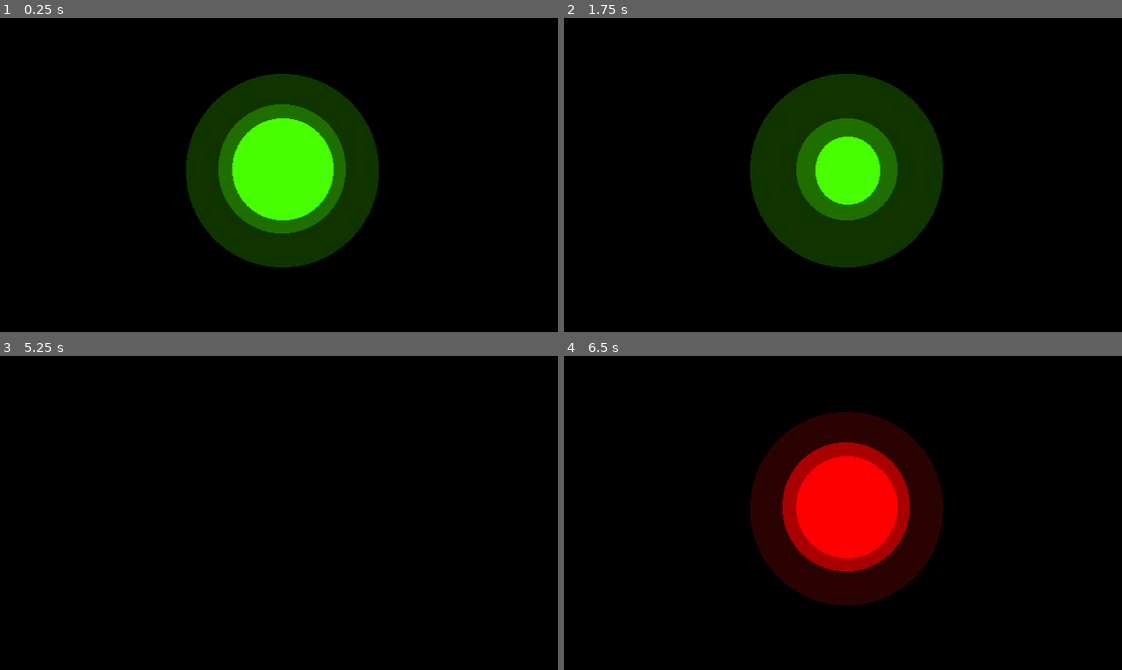
Above: before the commit, frames 1-4 (two rows, left to right).
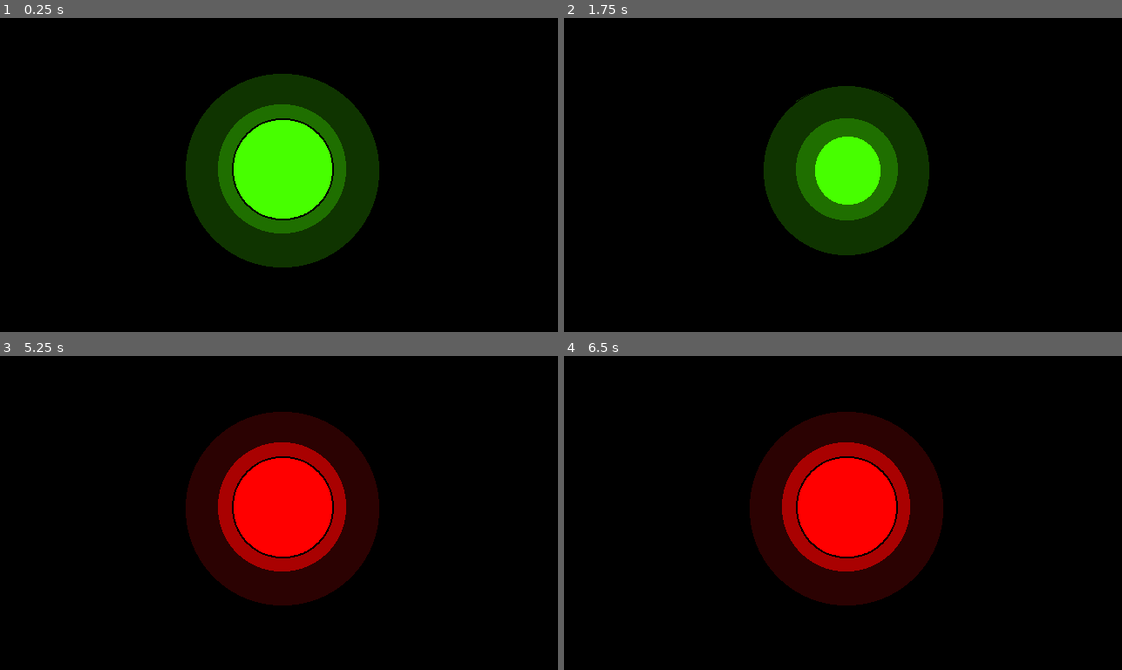
Above: after the commit, the same moments.

Repository: ifoudil/Chromatic-Requiem
Game: Godot game, scene res://Scenes/intro.tscn
Two runs of this game, one before a commit and one after it. Both use one fixed random seed, a clock stepped at 60 frames per second and the inputs below. This scene is started directly instead of the project's main scene.
Inputs:
- Up to frame 1 (0.25 s): no input
- Up to frame 2 (1.75 s): tap Enter (ui_accept) at 0.5, 1.25 s; hold Right (move_right) from 0.53 s (still down); tap Z (atk) at 0.6 s; tap Space (jump) at 0.77, 1.52 s; tap N (switch_idle) at 1.35 s
- Up to frame 3 (5.25 s): release Right (move_right) at 2.03 s; hold Left (move_left) 2.03-2.78 s; tap Z (atk) at 2.1, 3.6, 5.1 s; tap Enter (ui_accept) every 0.75 s from 2.75 to 5 s; hold Right (move_right) 2.78-4.28 s; tap N (switch_idle) at 2.85, 4.35 s; tap Space (jump) at 3.02, 3.77, 4.52 s; hold Left (move_left) 4.28-5.03 s; hold Right (move_right) from 5.03 s (still down)
- Up to frame 4 (6.5 s): release Right (move_right) at 5.78 s; hold Left (move_left) from 5.78 s (still down); tap N (switch_idle) at 5.85 s; tap Space (jump) at 6.02 s

The runs differ from the first frame. In frame 1, 0.4% of the frame differs, in the area x 41-60%, y 17-80%; in frame 2, 4.4%; in frame 3, 17%, in the area x 33-68%, y 17-80%; in frame 4, 0.4%.

Commit message:
add intro files

Diff:
--- a/Scenes/intro.tscn
+++ b/Scenes/intro.tscn
@@ -11,8 +11,11 @@
 [ext_resource type="Texture2D" uid="uid://bolj4db3f3i6i" path="res://Assets/intro8.png" id="9_et3xt"]
 [ext_resource type="Texture2D" uid="uid://csbe24c8j7las" path="res://Assets/intro9.png" id="10_jfi4t"]
 [ext_resource type="Texture2D" uid="uid://d3gf3io03g60a" path="res://Assets/intro10.png" id="11_odey0"]
+[ext_resource type="Texture2D" uid="uid://cpy82eifkdxyo" path="res://Assets/intro16.png" id="11_yny27"]
+[ext_resource type="Texture2D" uid="uid://crxqpsce5w3ke" path="res://Assets/intro17.png" id="12_3pufg"]
 [ext_resource type="Texture2D" uid="uid://bfnro2fuavbsa" path="res://Assets/intro11.png" id="12_yny27"]
 [ext_resource type="Texture2D" uid="uid://bdlwmiaykf7jm" path="res://Assets/intro12.png" id="13_3pufg"]
+[ext_resource type="Texture2D" uid="uid://dbhxp2kgyqrxb" path="res://Assets/intro18.png" id="13_yny27"]
 [ext_resource type="Texture2D" uid="uid://boiuh5wqa3lh0" path="res://Assets/intro13.png" id="14_kddu7"]
 [ext_resource type="Texture2D" uid="uid://d4hpffgbdohxm" path="res://Assets/intro14.png" id="15_2n2py"]
 [ext_resource type="Texture2D" uid="uid://chp28af613vyh" path="res://Assets/intro15.png" id="16_uqcso"]
@@ -64,12 +67,6 @@
 }, {
 "frames": [{
 "duration": 1.0,
-"texture": ExtResource("12_yny27")
-}, {
-"duration": 1.0,
-"texture": ExtResource("13_3pufg")
-}, {
-"duration": 1.0,
 "texture": ExtResource("14_kddu7")
 }, {
 "duration": 1.0,
@@ -79,22 +76,22 @@
 "texture": ExtResource("16_uqcso")
 }, {
 "duration": 1.0,
-"texture": ExtResource("11_odey0")
+"texture": ExtResource("11_yny27")
 }, {
 "duration": 1.0,
-"texture": ExtResource("11_odey0")
+"texture": ExtResource("12_3pufg")
+}, {
+"duration": 1.0,
+"texture": ExtResource("13_yny27")
+}, {
+"duration": 1.0,
+"texture": ExtResource("13_yny27")
 }],
 "loop": true,
 "name": &"redalarm",
-"speed": 5.0
+"speed": 7.0
 }, {
 "frames": [{
-"duration": 1.0,
-"texture": ExtResource("8_b6uv1")
-}, {
-"duration": 1.0,
-"texture": ExtResource("8_b6uv1")
-}, {
 "duration": 1.0,
 "texture": ExtResource("8_b6uv1")
 }, {
@@ -115,6 +112,12 @@
 }, {
 "duration": 1.0,
 "texture": ExtResource("11_odey0")
+}, {
+"duration": 1.0,
+"texture": ExtResource("12_yny27")
+}, {
+"duration": 1.0,
+"texture": ExtResource("13_3pufg")
 }],
 "loop": true,
 "name": &"redon",
@@ -125,11 +128,12 @@
 script = ExtResource("1_b226h")
 
 [node name="AnimatedSprite2D" type="AnimatedSprite2D" parent="."]
+texture_filter = 1
 position = Vector2(320.5, 180)
 scale = Vector2(1.00156, 1)
 sprite_frames = SubResource("SpriteFrames_b226h")
-animation = &"red"
-frame_progress = 0.0401875
+animation = &"redalarm"
+frame_progress = 0.58867
 
 [node name="AudioStreamPlayer2D2" type="AudioStreamPlayer2D" parent="."]
 position = Vector2(641.501, 360)
--- a/Scripts/intro.gd
+++ b/Scripts/intro.gd
@@ -8,7 +8,7 @@
 	sprite.play("green")
 	await get_tree().create_timer(1.5).timeout
 	sprite.play("greenoff")
-	await get_tree().create_timer(0.8).timeout
+	await get_tree().create_timer(0.7).timeout
 	sprite.play("black")
 	await get_tree().create_timer(3).timeout
 	sprite.play("red")
Binary file changed: Assets/intro1.png
Binary file changed: Assets/intro10.png
Binary file changed: Assets/intro11.png
Binary file changed: Assets/intro12.png
Binary file changed: Assets/intro13.png
Binary file changed: Assets/intro14.png
Binary file changed: Assets/intro15.png
Binary file changed: Assets/intro16.png
Binary file changed: Assets/intro17.png
Binary file added: Assets/intro18.png
Binary file changed: Assets/intro2.png
Binary file changed: Assets/intro3.png
(and 6 more such lines)
